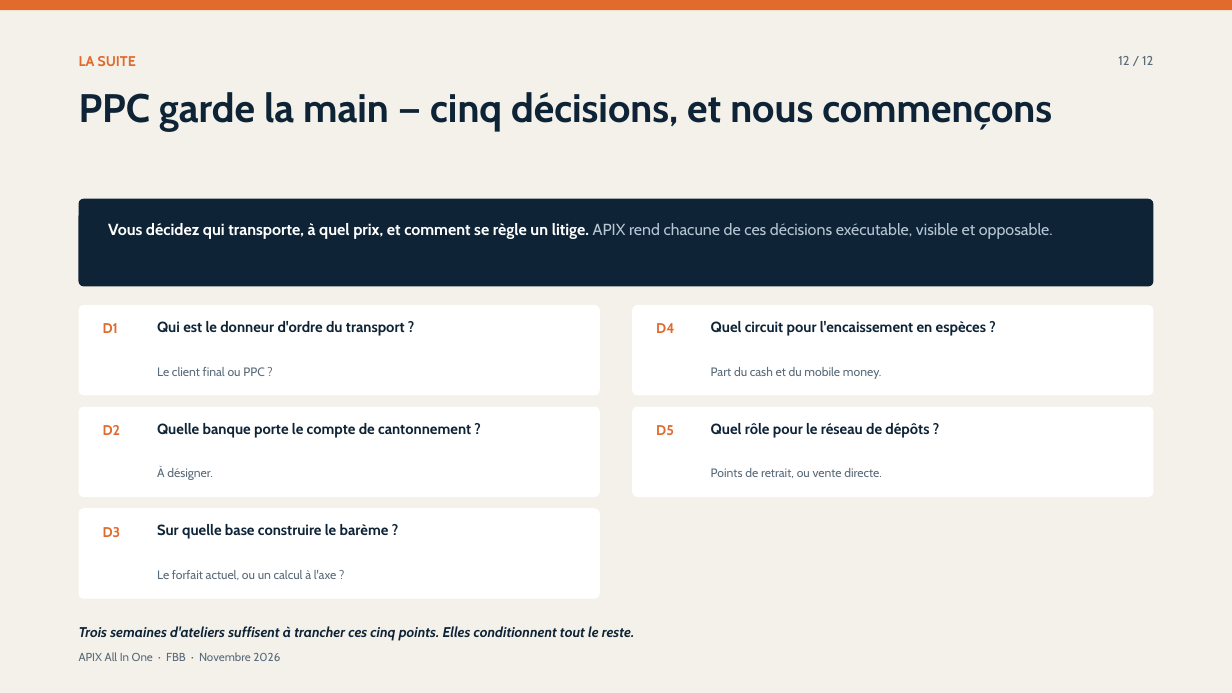
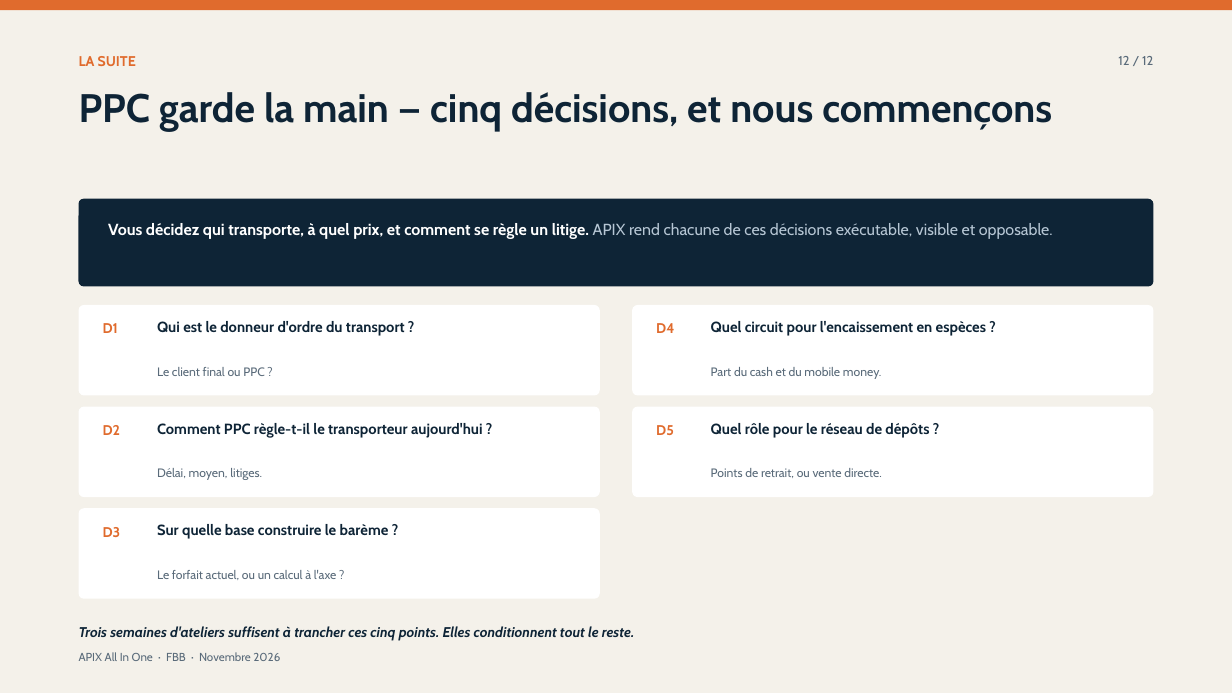
Before and after one commit to dilevembamu12/fbb-ppc-apix, a slide deck: slide 12 of dist/pptx/APIX-All-In-One-12-slides-PPC.pptx. Drawn at 1232x693 pixels with LibreOffice and Linux fonts; fonts in the diff are those of the drawing. Boxes give left, top, right and bottom in pixels: in the first picture for what was removed or moved away, otherwise in the second. Text is boxed around its words. In the diff, an @@ line names an element or a change of style, - is before the commit and + after.

```diff
--- a/dist/pptx/APIX-All-In-One-12-slides-PPC.pptx
+++ b/dist/pptx/APIX-All-In-One-12-slides-PPC.pptx
@@ text at [157, 423, 483, 438]: text changed @@
-Quelle banque porte le compte de cantonnement ?
+Comment PPC règle-t-il le transporteur aujourd'hui ?
@@ text at [157, 468, 262, 480]: text changed @@
-À désigner.
+Délai, moyen, litiges.
```
Also in this commit, not shown: 5 other slides changed, 23 other files.
